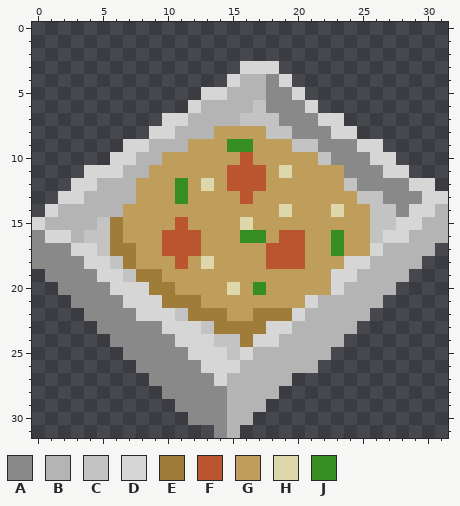
File history of a pixel-art sprite, pizza.png. Above is the file before it was changed.
The file is 32x32 pixels.
Palette (. is transparent): A #898989  B #b4b4b4  C #c3c3c3  D #d6d6d6  E #9f7c37  F #bb5530  G #bf9d5b  H #dfd7ac  J #368d22
Pixels before, first column x 0:
 3 ................DDD.............
 4 ...............DBBAD............
 5 .............DDBBBAAD...........
 6 ............DBBBBCAAAD..........
 7 ..........DDBBBBCCCAAADD........
 8 .........DDBBBGGGGCCAAADD.......
 9 .......DDBBBGGGJJGGGCCAAADD.....
10 ......DDBBGGGGGGFGGGGGCAAADD....
11 ....DDDBBGGGGGGFFFGHGGGGAAADD...
12 ...DDBBBGGGJGHGFFFGGGGGGCAAAADD.
13 ..DDBBBBGGGJGGGGFGGGGGGGGCCAAADD
14 .DBBBBBGGGGGGGGGGGGHGGGHGGCCADDB
15 DBBBBCEGGGGFGGGGHGGGGGGGGGCCDDBB
16 ADDBCCEGGGFFFGGGJJGFFGGJGGCDDBBB
17 AAADDCEEGGFFFGGGGGFFFGGJGGDBBBB.
18 AAAADDCEGGGFGHGGGGFFFGGGDDBBBB..
19 .AAAADDCEEGGGGGGGGGGGGGDDBBBB...
20 ..AAAADDDEEGGGGHGJGGGGGDBBBB....
21 ...AAAADDDEEEGGGGGGGGDBBBBB.....
22 ....AAAADDDCEEEGGEEEDBBBBB......
23 .....AAAAADDDCEEEEDDBBBBB.......
24 ......AAAAADDDCCEDDBBBBB........
25 .......AAAAADDDCDBBBBBB.........
26 ........AAAAADDDBBBBBB..........
27 .........AAAAADBBBBB............
28 ..........AAAAABBBB.............
29 ...........AAAABBB..............
30 ............AAABB...............
31 ..............AB................
Once edited:
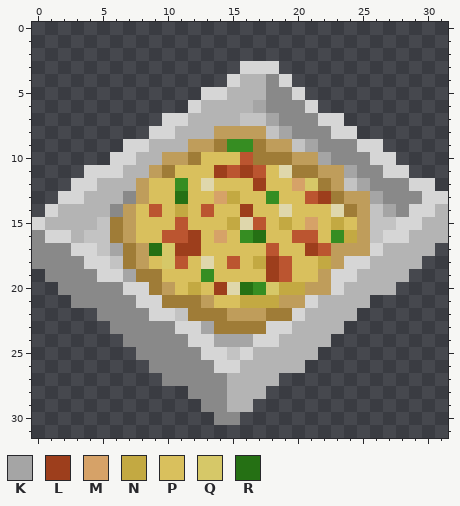
Colours new in this view: K #a5a5a5  L #9d3e1c  M #d6a268  N #c3a942  P #d9c05d  Q #d6c868  R #257014
Difference:
Changed rows in their new state; - is an unchanged pixel.
first column x 4:
 6 -------------K----------
 7 --------------K---------
 8 ---------------K--------
 9 ----------E--E---K------
10 --------EPPP-EEE--K-----
11 ------EPPPL-L-P-EE--K---
12 -----PP-P-PPPLPPMQE--K--
13 ---A-PPRPPMNPPJPPFLE-GK-
14 --A-PFPNPFPPLPP-PPP-E--K
15 ----PPP-PPPN-FPNPMPNP---
16 ----PP--LPMP-RPP-FP-N---
17 --K--RQLLPPPPP-PPLFG----
18 -----PQ-P-PFPNL-PPN-----
19 ---K--PPPJPPPPLFPP------
20 --A---GPNPL-R-QNN-------
21 ---A------PPNNN-------.-
22 .---A--------G-------.--
23 -.----A--K----------.---
24 --.----A--KKK------.----
25 ---.----A---------.-----
26 ----.----A-------.------
27 -----.----A----.--------
28 ------..------.---------
29 -------..----.----------
30 --------..-A.-----------
31 ----------..------------
Where, in picture pixels (left, top, right, bottom), the same in both pictures:
changed: (84, 100, 396, 438)
